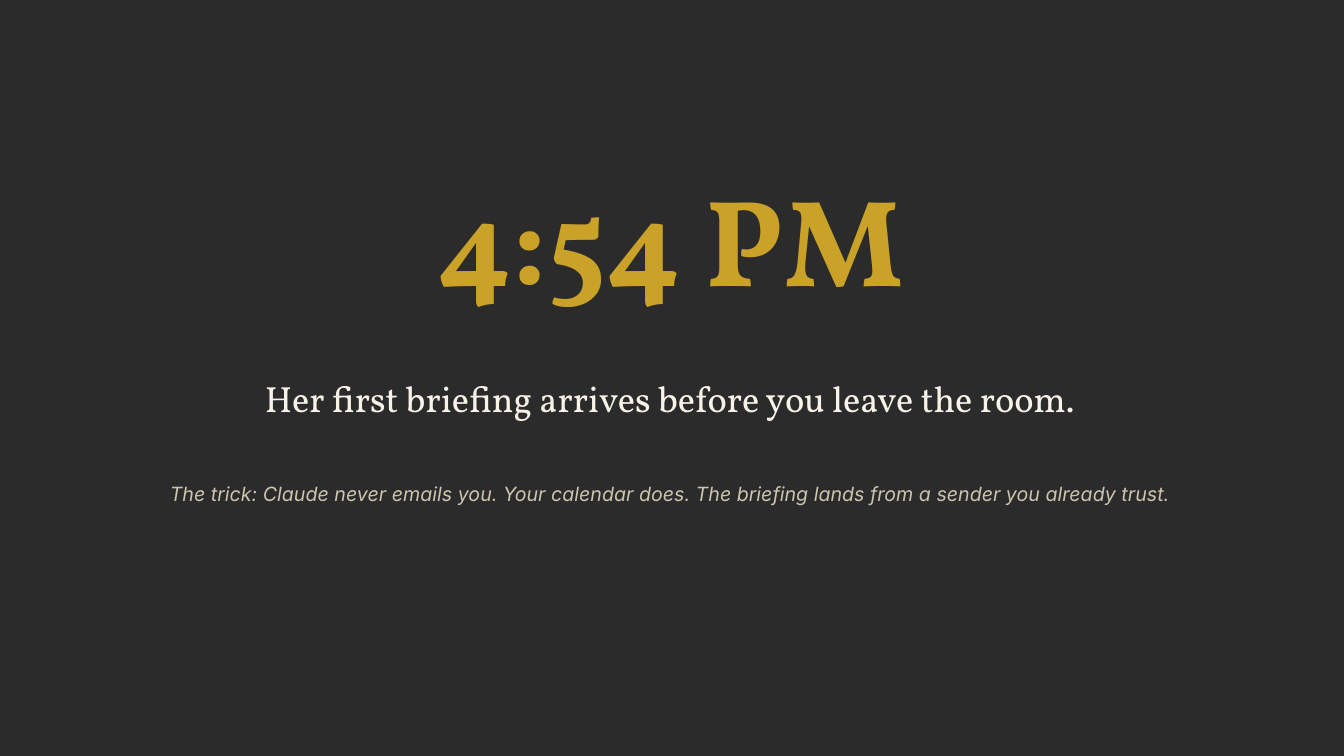
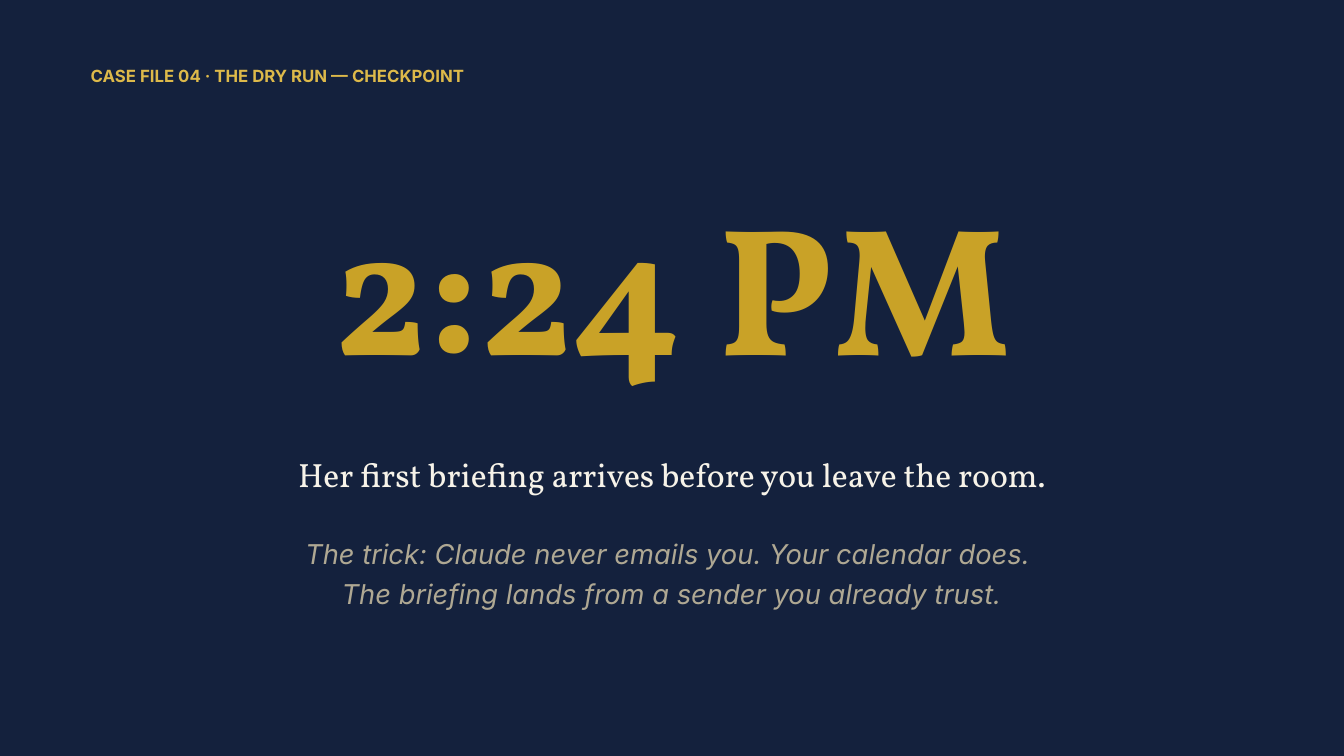
Before and after one commit to denisekgosnell/Donna, a slide deck: slide 15 of assets/build-your-own-donna.pptx (slide 17 before the commit). Drawn at 1344x756 pixels with LibreOffice and Linux fonts; fonts in the diff are those of the drawing; background and template pictures are left out; a plain dark background stands for a picture behind light text. Boxes give left, top, right and bottom in pixels: in the first picture for what was removed or moved away, otherwise in the second. Text is boxed around its words. In the diff, an @@ line names an element or a change of style, - is before the commit and + after.

```diff
--- a/assets/build-your-own-donna.pptx
+++ b/assets/build-your-own-donna.pptx
@@ background picture (left out) to #14213D @@
@@ text added at <box>91,69,464,82</box>, 12 pt, text #DDB94A, bold @@
+CASE FILE 04 · THE DRY RUN — CHECKPOINT
@@ text at <box>333,231,1011,386</box>: text changed; size 88 to 130 pt @@
-4:54 PM
+2:24 PM
@@ text "Her first briefing arrives before ...": place and size @@
-text "Her first briefing arrives before ..." at <box>265,386,1075,421</box>
+text "Her first briefing arrives before ..." at <box>298,463,1045,496</box>
@@ text "Her first briefing arrives before ..." at <box>298,463,1045,496</box>: size 26 to 24 pt @@
@@ text at <box>305,543,1030,610</box>: text changed; size 14 to 19.5 pt; text colour #CBC4AE to #AFA893 @@
-The trick: Claude never emails you. Your calendar does. The briefing lands from a sender you already trust.
+The trick: Claude never emails you. Your calendar does.
+The briefing lands from a sender you already trust.
```
Also in this commit, not shown: 12 other slides changed, 3 slides added, 8 slides removed, 5 other files.
